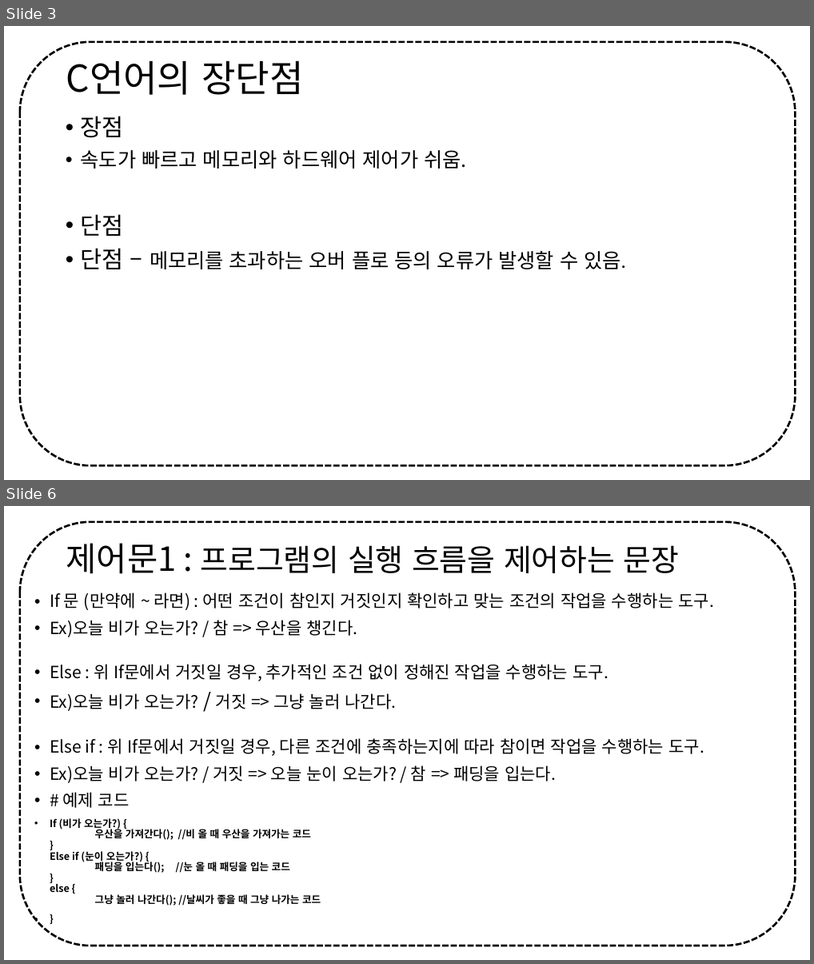
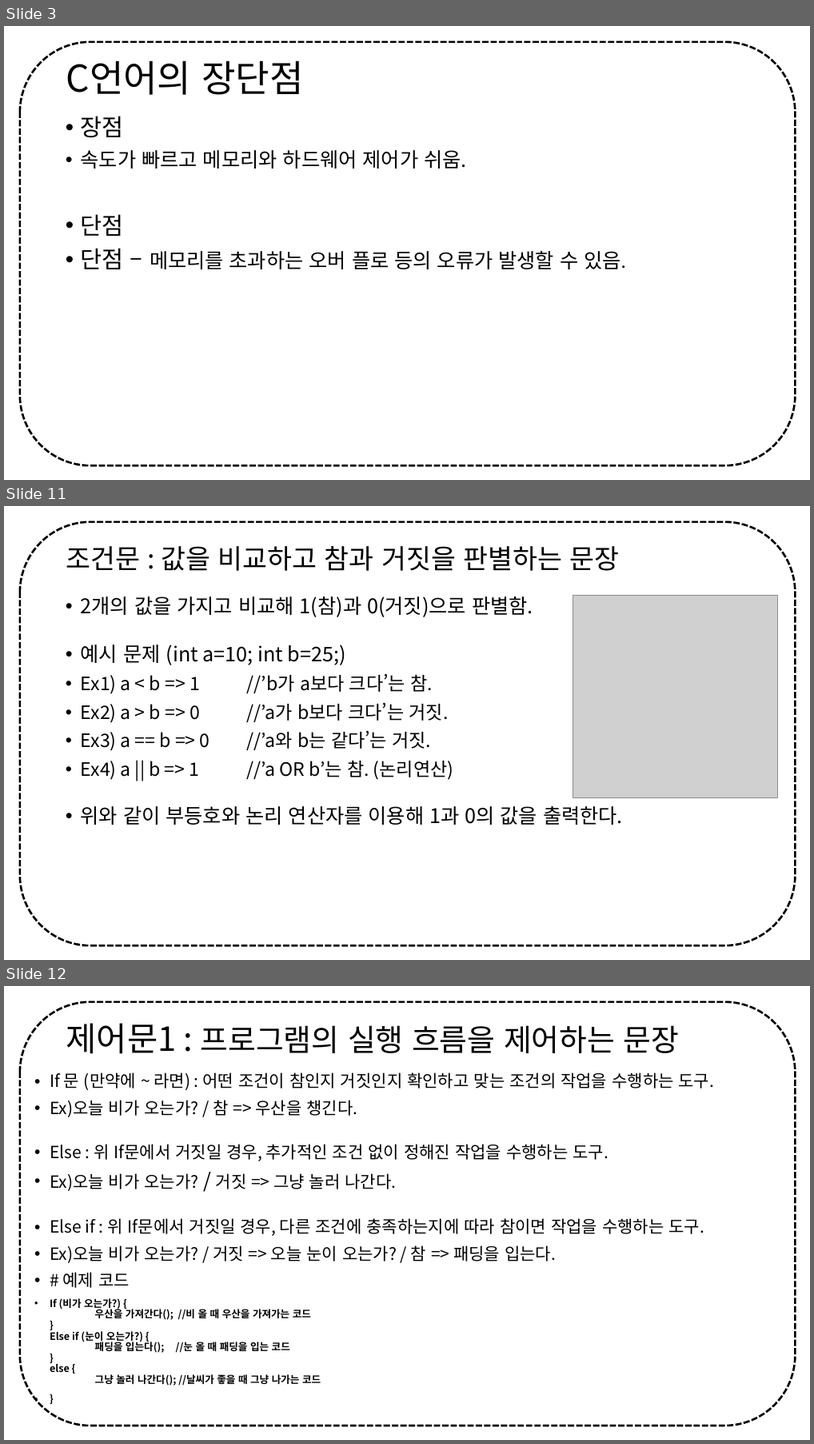
Before and after one commit to Z3r0c0k3/23-make, a slide deck: C lang/정보보안 멘토링 - C언어 zeroday.pptx. Shown one above the other, each under a label of ours: slides 3 and 6 before the commit, slides 3, 11 and 12 after it; the slides between them are not shown. The pictures are 814x964 and 814x1444 pixels, drawn with LibreOffice and Linux fonts; fonts in the diff are those of the drawing; grey boxes stand for pictures. Boxes give left, top, right and bottom in pixels: in the first picture for what was removed or moved away, otherwise in the second. Text is boxed around its words. In the diff, an @@ line names an element or a change of style, - is before the commit and + after.

```diff
--- a/C lang/정보보안 멘토링 - C언어 zeroday.pptx
+++ b/C lang/정보보안 멘토링 - C언어 zeroday.pptx
@@ slide 11 added at (4,506,810,960), background #FFFFFF; not listed: 1 template element that a slide beside it also shows @@
@@ title added at (66,546,619,571), 32 pt, text #000000 @@
+조건문 : 값을 비교하고 참과 거짓을 판별하는 문장
@@ text added at (81,596,623,824), 22 pt, text #000000 @@
+• 2개의 값을 가지고 비교해 1(참)과 0(거짓)으로 판별함.
+• 예시 문제 (int a=10; int b=25;)
+• Ex1) a < b => 1 //’b가 a보다 크다’는 참.
+• Ex2) a > b => 0 //’a가 b보다 크다’는 거짓.
+• Ex3) a == b => 0 //’a와 b는 같다’는 거짓.
+• Ex4) a || b => 1 //’a OR b’는 참. (논리연산)
+• 위와 같이 부등호와 논리 연산자를 이용해 1과 0의 값을 출력한다.
@@ picture added at (574,595,778,797) @@
@@ what was slide 6 is now slide 12 @@
```
Also in this commit, not shown: 5 slides changed, 8 other slides added, 1 slide removed.
